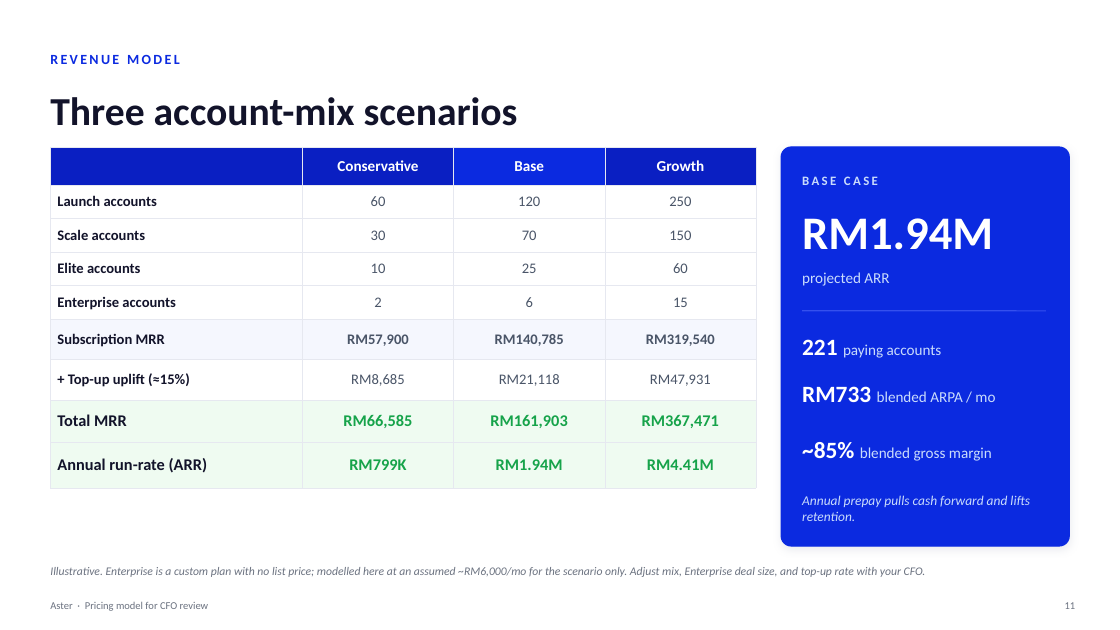
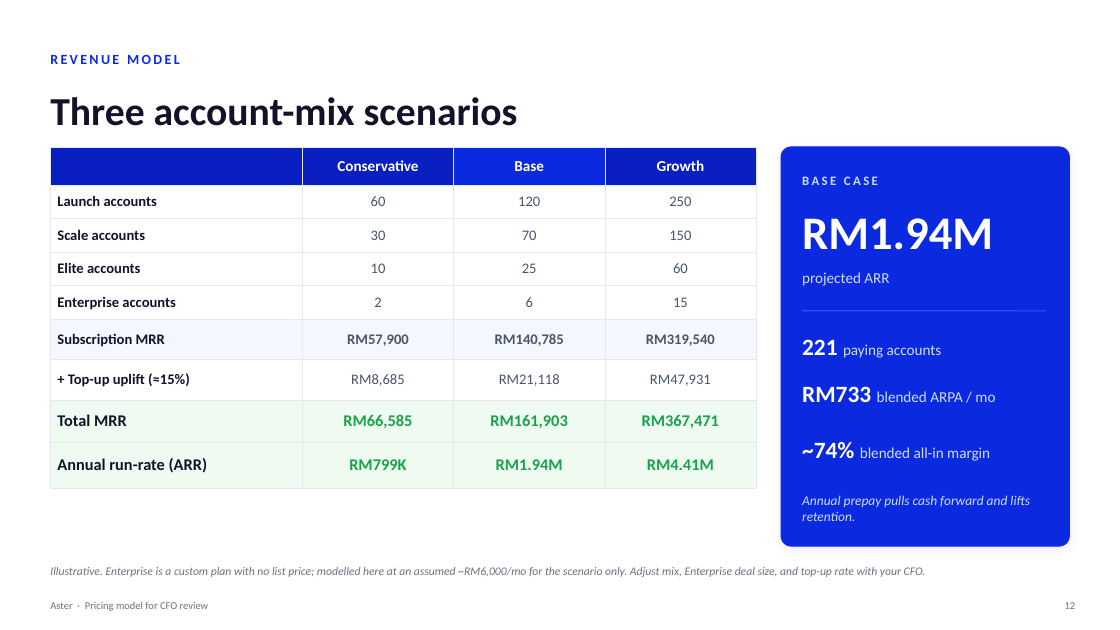
Before and after one commit to shahramly83/aster, a slide deck: slide 12 of docs/aster-pricing-cfo.pptx (slide 11 before the commit). Drawn at 1120x630 pixels with LibreOffice and Linux fonts; fonts in the diff are those of the drawing. Boxes give left, top, right and bottom in pixels: in the first picture for what was removed or moved away, otherwise in the second. Text is boxed around its words. In the diff, an @@ line names an element or a change of style, - is before the commit and + after.

```diff
--- a/docs/aster-pricing-cfo.pptx
+++ b/docs/aster-pricing-cfo.pptx
@@ text at (x1=802, y1=442, x2=990, y2=461): text changed @@
-~85% blended gross margin
+~74% blended all-in margin
```
Also in this commit, not shown: 5 other slides changed, 1 slide added.
